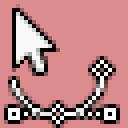
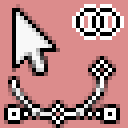
Before/after of a (128, 128) layered artwork. What changed in the layer stack:
added layer "modifier-join.xbm" above "tool-rect-select.png" over [72, 4, 124, 40]
